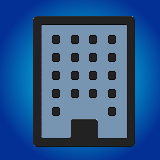
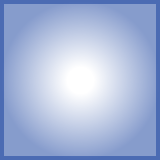
The second 160 x 160 image is a revision of the first. Changes to its layers:
hid group "Building" (3 layers) over [33, 16, 135, 147]
hid "New Layer#1" over [0, 0, 160, 160]
added layer "New Layer copy" (45%) above "New Layer" over [0, 0, 160, 160]
"New Layer": opacity 100% → 48%, painted on it, masked it over [0, 0, 160, 160]
added layer "Layer #1" over [0, 0, 160, 160]
